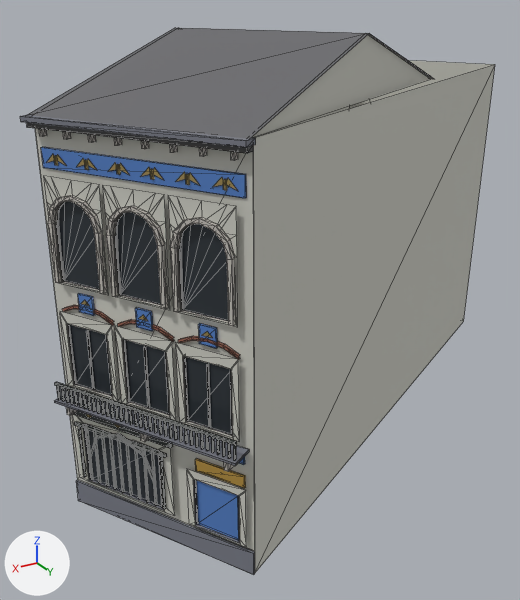
Renders of the glTF model viewer/districts/2018-harmonie/landmarks/501637652.glb from each side of a commit.
Before and after are seen from a 50 mm lens placed at (-177.2, 319.5, 16.4), pointed at (-190.9, 296.7, 5.0). The axes (+X, +Y, +Z) are drawn at lower left. The lights are the same throughout. The first picture is the older version. Mesh edges are drawn as thin lines. Vertices at exactly the same position are counted once.
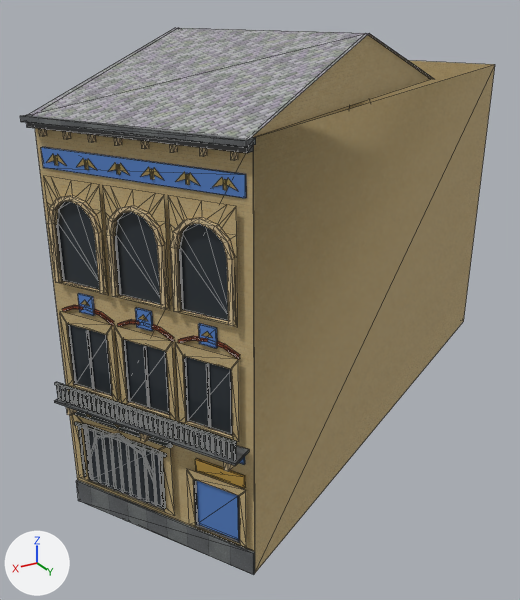
The newer file is also turned or shifted as a whole; pictures and numbers use the older file's frame.

Pixel boxes (x1, y1, x2, y2) of what changed, in the pictures (520 x 600 px; the box of a moved part takes in the faces that stretch with it):
part 1 of me_mesh_0, moved or reshaped: (57, 195, 228, 342) in both
part 2 of me_mesh_0, moved or reshaped: (86, 414, 153, 481) in both
part 3 of me_mesh_0, recoloured: (20, 115, 256, 575) in both
part 4 of me_mesh_0, recoloured: (62, 305, 240, 359) in both
part 5 of me_mesh_0, recoloured (light grey to brown): (35, 35, 495, 573) in both
part 6 of me_mesh_0, recoloured (lighter): (28, 28, 434, 139) in both
part 7 of me_mesh_0, recoloured: (39, 129, 238, 472) in both

What changed in the scene script:
```text
Add img_wall_brick_red:
    img_wall_brick_red = load_image('wall_brick_red', '_unpacked/wall_brick_red', 512, 512, 'sRGB')
Add img_wall_brick_yellow:
    img_wall_brick_yellow = load_image('wall_brick_yellow', '_unpacked/wall_brick_yellow', 512, 512, 'sRGB')
Add img_roof_slate:
    img_roof_slate = load_image('roof_slate', '_unpacked/roof_slate', 256, 256, 'sRGB')
Add img_curb_granite:
    img_curb_granite = load_image('curb_granite', '_unpacked/curb_granite', 256, 256, 'sRGB')
Add img_wall_stone_buff:
    img_wall_stone_buff = load_image('wall_stone_buff', '_unpacked/wall_stone_buff', 512, 512, 'sRGB')
Add mat_lm_brick_red:
    mat_lm_brick_red = bpy.data.materials.new('lm_brick_red')
    # colours: beige #e5cbbf
    # uses the picture img_wall_brick_red
Add mat_lm_brick_cream:
    mat_lm_brick_cream = bpy.data.materials.new('lm_brick_cream')
    # colours: white #e5e7e5
    # uses the picture img_wall_brick_yellow
Add mat_church_slate:
    mat_church_slate = bpy.data.materials.new('church_slate')
    # colours: grey #b8b8bc
    # uses the picture img_roof_slate
Add mat_lm_bluestone:
    mat_lm_bluestone = bpy.data.materials.new('lm_bluestone')
    # colours: light grey #ced4dd
    # uses the picture img_curb_granite
Add mat_lm_stone_grey:
    mat_lm_stone_grey = bpy.data.materials.new('lm_stone_grey')
    # colours: white #f1efea
    # uses the picture img_wall_stone_buff
Change me_mesh_0:
    where me_mesh_0.from_pydata(...)  # 1346 vertices, 1829 faces; spans x -204.8..-181.8, y 288.5..305.1, z 0.0..15.2
    used by ob_mesh_0; location = (0.0, 0.0, 0.0)
    me_mesh_0 part 1: 39 of 1346 vertices moved; they spanned x -185.5..-182.6, y 299.1..304.3, z 7.5..11.1 and now span x -185.5..-182.6, y 299.1..304.3, z 7.5..11.1; mean shift (0.0, 0.0, 0.0); largest move (-183.6, 301.0, 8.4) -> (-183.6, 301.0, 10.2)
    me_mesh_0 part 2: 34 of 1346 vertices moved; they spanned x -183.9..-182.6, y 299.6..301.9, z 2.2..4.0 and now span x -183.9..-182.6, y 299.6..301.9, z 2.2..4.0; mean shift (0.0, 0.0, 0.0); largest move (-182.7, 299.6, 2.3) -> (-183.7, 301.6, 3.2)
    me_mesh_0 part 3: 46 faces spanning x -185.9..-181.8, y 298.6..305.1, z 0.0..13.2 switch from mat_bluestone (grey #797c86) to mat_lm_bluestone
    me_mesh_0 part 4: 46 faces spanning x -185.6..-182.4, y 299.0..304.5, z 7.3..7.7 switch from mat_brick (brown #976150) to mat_lm_brick_red
    me_mesh_0 part 5: 168 faces spanning x -204.8..-182.3, y 288.5..304.8, z 0.0..15.2 switch from mat_brick_cream (light grey #cdcdc4) to mat_lm_brick_cream
    me_mesh_0 part 6: 4 faces spanning x -198.1..-182.1, y 291.7..305.0, z 13.2..15.2 switch from mat_slate (dark grey #69696c) to mat_church_slate
    me_mesh_0 part 7: 377 faces spanning x -185.6..-182.1, y 299.0..304.7, z 4.0..12.9 switch from mat_stone_grey (light grey #c4bfb8) to mat_lm_stone_grey
```
